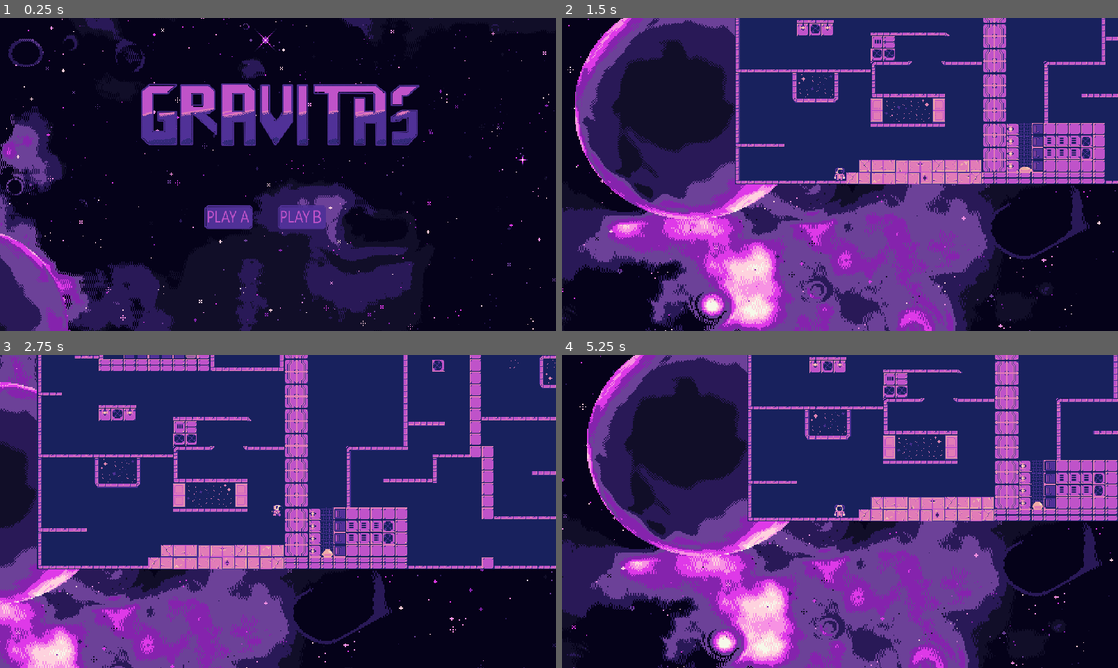
Above: before the commit, frames 1-4 (two rows, left to right).
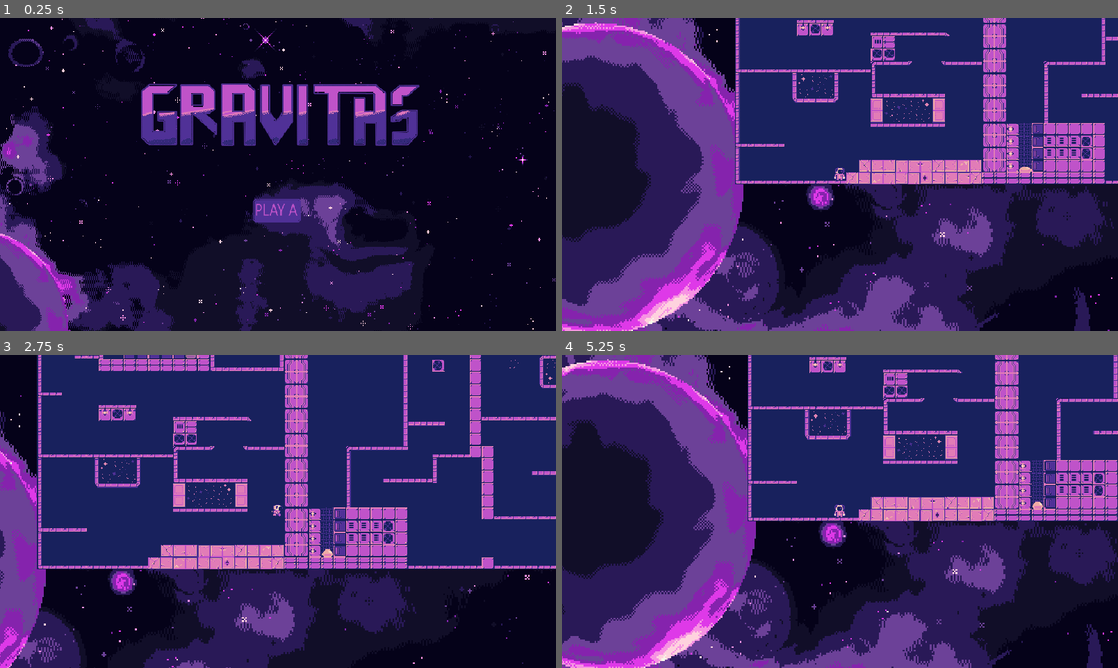
Above: after the commit, the same moments.

Repository: eeroleppalehto/Gravitas
Game: Godot game, scene res://scenes/Main.tscn
The game is run twice, just before and just after one commit, with the same random seed, the same clock (stepped at 60 frames per second) and the same inputs.
Inputs (mouse positions are in pixels of both pictures, inside the frame that each line leads up to):
- Up to frame 1 (0.25 s): no input
- Up to frame 2 (1.5 s): click (862, 218) at 0.52 s; tap Enter at 1.25 s; hold D (ui_right) from 1.28 s (still down)
- Up to frame 3 (2.75 s): keep holding D (ui_right); tap Up (ui_up) at 1.52, 2.27 s
- Up to frame 4 (5.25 s): release D (ui_right) at 2.78 s; hold A (ui_left) 2.78-3.53 s; hold D (ui_right) 3.53-5 s; tap Up (ui_up) at 3.77, 4.52 s; tap Escape (ui_cancel) at 4.9 s; click (862, 555) at 5.02 s

The runs differ from the first frame. In frame 1, 1.6% of the frame differs, in the area x 36-59%, y 57-68%; in frame 2, 43%; in frame 3, 20%; in frame 4, 44%, in the area x 0-100%, y 0-100%.

Commit message:
Last minute changes

Diff:
--- a/gravitas/scenes/Main.tscn
+++ b/gravitas/scenes/Main.tscn
@@ -1,11 +1,9 @@
-[gd_scene load_steps=8 format=3 uid="uid://mhsam3osiajk"]
+[gd_scene load_steps=6 format=3 uid="uid://mhsam3osiajk"]
 
 [ext_resource type="Script" path="res://Scripts/Main.gd" id="1_l6bxj"]
 [ext_resource type="Texture2D" uid="uid://hudgar86x4qo" path="res://Assets/Gravitas_assets/Space Background.png" id="2_m1wda"]
 [ext_resource type="Texture2D" uid="uid://bfdckkwi416qm" path="res://Assets/Gravitas_assets/playAidle.png" id="3_dyeg1"]
-[ext_resource type="Texture2D" uid="uid://x20ck1nv56u5" path="res://Assets/Gravitas_assets/playBidle.png" id="3_ycnet"]
 [ext_resource type="Texture2D" uid="uid://dfos20x4wv383" path="res://Assets/Gravitas_assets/playAhover.png" id="4_75s1w"]
-[ext_resource type="Texture2D" uid="uid://c62a7i40vddcj" path="res://Assets/Gravitas_assets/playBhover.png" id="4_yvdtl"]
 [ext_resource type="Texture2D" uid="uid://ch6jsjfu0lc6u" path="res://Assets/Gravitas_assets/GravitasLogoV1.png" id="5_5sgys"]
 
 [node name="Main" type="Node2D"]
@@ -16,24 +14,16 @@
 scale = Vector2(2.17333, 2.25429)
 texture = ExtResource("2_m1wda")
 
-[node name="PlayB" type="TextureButton" parent="."]
-offset_left = 584.0
-offset_top = 392.0
-offset_right = 684.0
-offset_bottom = 442.0
-texture_normal = ExtResource("3_ycnet")
-texture_hover = ExtResource("4_yvdtl")
-
 [node name="PlayA" type="TextureButton" parent="."]
 anchors_preset = -1
 anchor_left = -0.704
 anchor_top = -0.689
 anchor_right = -0.704
 anchor_bottom = -0.689
-offset_left = 432.0
-offset_top = 392.0
-offset_right = 535.0
-offset_bottom = 443.0
+offset_left = 532.0
+offset_top = 378.0
+offset_right = 635.0
+offset_bottom = 429.0
 texture_normal = ExtResource("3_dyeg1")
 texture_hover = ExtResource("4_75s1w")
 
@@ -45,5 +35,4 @@
 [node name="Camera2D" type="Camera2D" parent="."]
 position = Vector2(584, 328)
 
-[connection signal="pressed" from="PlayB" to="." method="_on_play_b_pressed"]
 [connection signal="pressed" from="PlayA" to="." method="_on_play_a_pressed"]
--- a/gravitas/scenes/world_scene_2/world2.tscn
+++ b/gravitas/scenes/world_scene_2/world2.tscn
@@ -298,8 +298,8 @@
 script = ExtResource("1_njbdj")
 
 [node name="SpaceBackground" type="Sprite2D" parent="."]
-position = Vector2(55.5, -0.999992)
-scale = Vector2(1.6375, 1.54857)
+position = Vector2(61.4999, 20.5)
+scale = Vector2(2.06917, 2.17286)
 texture = ExtResource("2_j84x0")
 
 [node name="collectable4" parent="." instance=ExtResource("4_sp7jd")]
